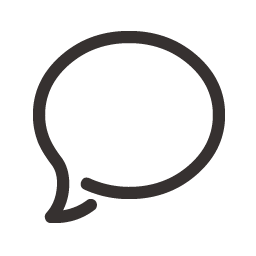
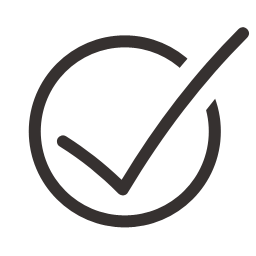
Comparing the layer stacks of the two 256×256 images. Changes:
hid group "discuss" (1 layers) over (33, 31, 225, 223)
added group "radio_selected" with 2 layers above "task" over (28, 27, 250, 228)
added layer "d copy" in group "radio_selected" over (56, 27, 250, 196)
added layer "d" (1st of 2, in "radio_selected") in group "radio_selected" over (28, 35, 221, 228)
